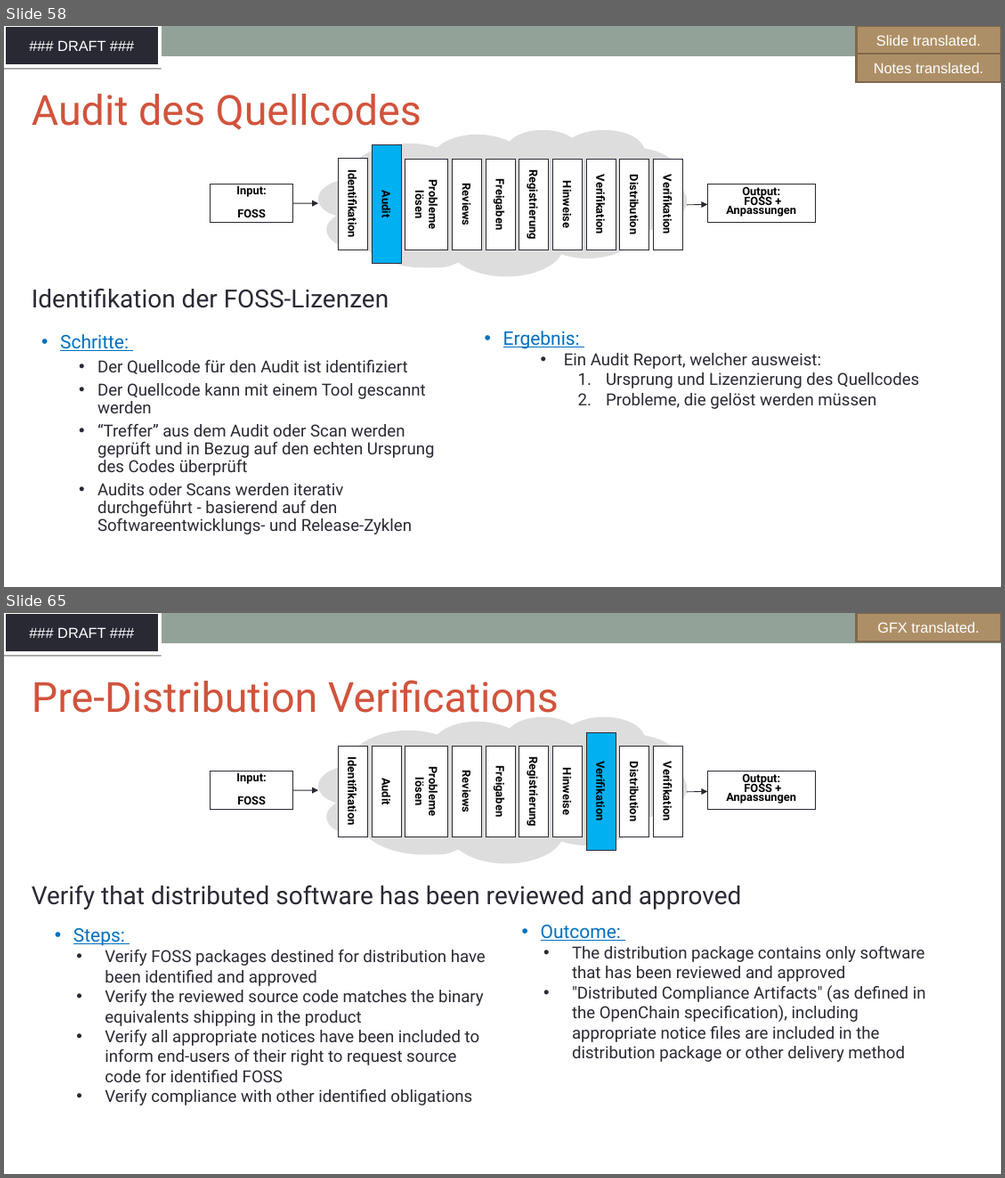
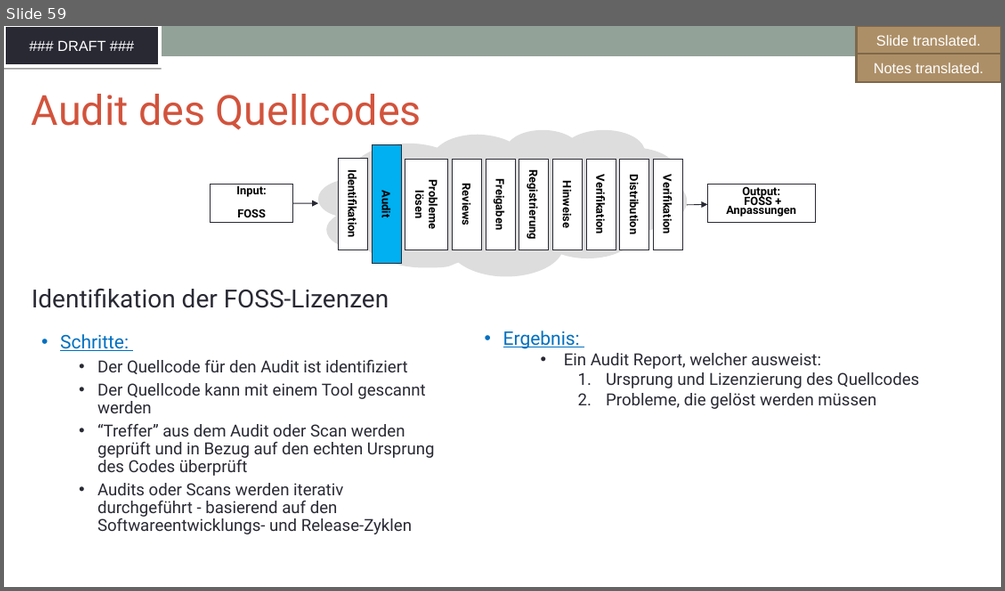
Before and after one commit to SThanheiser/curriculum, a slide deck: translation-DE/slides/DFT_openchain-curriculum-for-1-1_GER.odp. Shown one above the other, each under a label of ours: slides 58 and 65 before the commit, slide 59 after it; the slides between them are not shown. The pictures are 1005x1178 and 1005x591 pixels, drawn with LibreOffice and Linux fonts; fonts in the diff are those of the drawing; background and template pictures are left out. Boxes give left, top, right and bottom in pixels: in the first picture for what was removed or moved away, otherwise in the second. Text is boxed around its words. In the diff, an @@ line names an element or a change of style, - is before the commit and + after.

```diff
--- a/translation-DE/slides/DFT_openchain-curriculum-for-1-1_GER.odp
+++ b/translation-DE/slides/DFT_openchain-curriculum-for-1-1_GER.odp
@@ slide 65 removed at [4, 613, 1001, 1174], background #FFFFFF; not listed: 2 template elements that a slide beside it also shows @@
@@ freeform shape removed at [857, 613, 1001, 641] @@
-GFX translated.
@@ text removed at [32, 680, 558, 713] @@
-Pre-Distribution Verifications
@@ freeform shape removed at [318, 717, 687, 863] @@
@@ freeform shape removed at [338, 746, 367, 837] @@
-Identifikation
@@ freeform shape removed at [372, 746, 402, 837] @@
-Audit
@@ freeform shape removed at [405, 746, 448, 837] @@
-Probleme lösen
@@ freeform shape removed at [453, 746, 481, 837] @@
-Reviews
@@ freeform shape removed at [486, 746, 515, 837] @@
-Freigaben
@@ freeform shape removed at [519, 746, 549, 837] @@
-Registrierung
@@ freeform shape removed at [552, 746, 582, 837] @@
-Hinweise
@@ freeform shape removed at [586, 732, 615, 850] @@
-Verifikation
@@ freeform shape removed at [620, 746, 649, 837] @@
-Distribution
@@ freeform shape removed at [654, 746, 682, 837] @@
-Verifikation
@@ freeform shape removed at [210, 771, 292, 809] @@
-Input:
-FOSS
@@ freeform shape removed at [708, 771, 816, 809] @@
-Output:
-FOSS + Anpassungen
@@ arrow removed from (292, 790) to (318, 790) @@
@@ arrow removed from (687, 792) to (708, 792) @@
@@ free removed at [24, 876, 1001, 914] @@
-Verify that distributed software has been reviewed and approved
@@ text removed at [73, 928, 485, 1105] @@
-• Steps:
-• Verify FOSS packages destined for distribution have been identified and approved
-• Verify the reviewed source code matches the binary equivalents shipping in the product
-• Verify all appropriate notices have been included to inform end-users of their right to request source code for identified FOSS
-• Verify compliance with other identified obligations
@@ text removed at [541, 925, 926, 1062] @@
-• Outcome:
-• The distribution package contains only software that has been reviewed and approved
-• "Distributed Compliance Artifacts" (as defined in the OpenChain specification), including appropriate notice files are included in the distribution package or other delivery method
@@ what was slide 58 is now slide 59 @@
```
Also in this commit, not shown: 7 slides changed, 10 slides added, 8 other slides removed, 1 other file.
